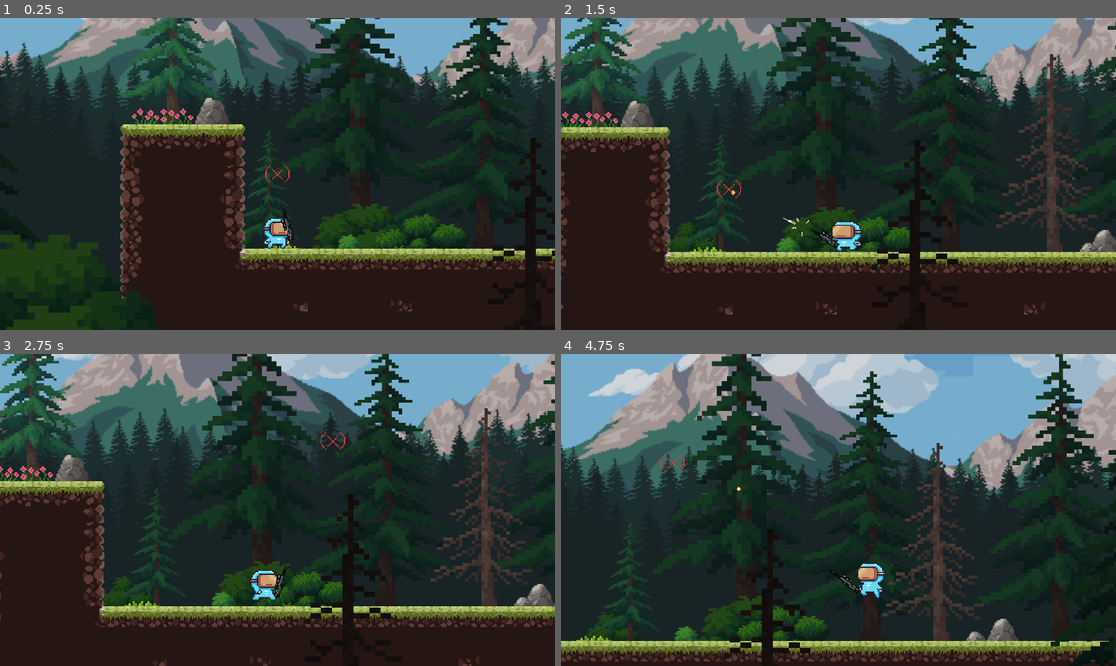
Above: before the commit, frames 1-4 (two rows, left to right).
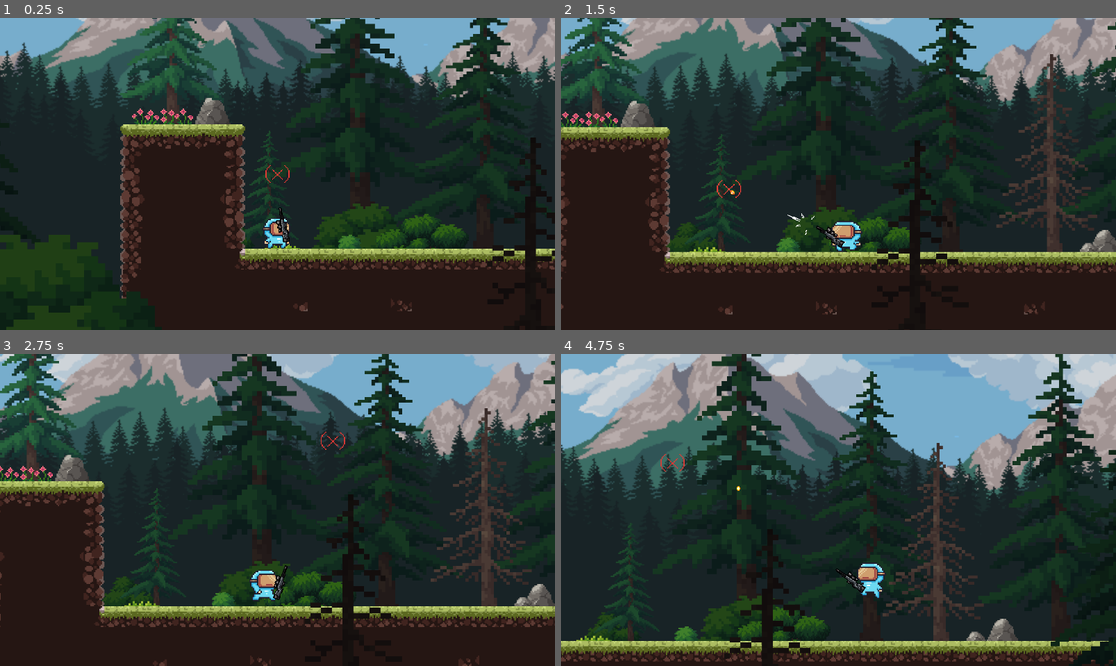
Above: after the commit, the same moments.

Repository: bhalder46/team4-repo
Game: Godot game, scene res://Scenes/ForestProto.tscn
Same seed, same stepped clock (60 frames per second), same inputs: the game is played once before the commit and once after it.
Inputs (mouse positions are in pixels of both pictures, inside the frame that each line leads up to):
- Up to frame 1 (0.25 s): no input
- Up to frame 2 (1.5 s): move the mouse to (960, 158) at 0.52 s; hold D (move_right) from 0.53 s (still down); tap Space (jump) at 0.6, 0.77, 1.07 s; move the mouse to (727, 189) at 1.27 s; click (727, 189) at 1.35 s
- Up to frame 3 (2.75 s): tap Space (jump) at 1.52, 1.55, 1.82, 2.1 s; move the mouse to (333, 441) at 2.02 s; release D (move_right) at 2.03 s; hold A (move_left) from 2.03 s (still down)
- Up to frame 4 (4.75 s): move the mouse to (810, 572) at 2.77 s; release A (move_left) at 2.78 s; hold D (move_right) 2.78-4.28 s; click (810, 572) at 2.85 s; tap Space (jump) at 3.02, 3.05, 3.32, 3.6, 3.77, 4.07, 4.52, 4.55 s; move the mouse to (1005, 556) at 3.52 s; move the mouse to (672, 463) at 4.27 s; hold A (move_left) from 4.28 s (still down); click (672, 463) at 4.35 s

The runs differ from the first frame. In frame 1, 0.2% of the frame differs, in the area x 13-63%, y 0-72%; in frame 2, 0.4%; in frame 3, 1.3%; in frame 4, 6.3%, in the area x 0-100%, y 0-77%.

Commit message:
The Ambient Update
- Added Music/Ambience to Forest Proto
- Added Music to Network Proto
- Added small light to bullet
- Added moving clouds to Forest Proto
- Bullet now collides with tilemap
- Gun Flip Fixed

Diff:
--- a/putr-worm-game/Scenes/ForestProto.tscn
+++ b/putr-worm-game/Scenes/ForestProto.tscn
@@ -1,9 +1,10 @@
-[gd_scene load_steps=41 format=4 uid="uid://bkufbmm031vva"]
+[gd_scene load_steps=43 format=4 uid="uid://bkufbmm031vva"]
 
 [ext_resource type="Texture2D" uid="uid://cwvdkbqpm36pt" path="res://Art/forest_envi_package/Sprites/Background/sky.png" id="1_brmsw"]
 [ext_resource type="Script" path="res://Scripts/GameForest.gd" id="1_hfml5"]
 [ext_resource type="Texture2D" uid="uid://b1julc3aa105g" path="res://Art/forest_envi_package/Sprites/Background/cloud.png" id="2_mrfe3"]
 [ext_resource type="Texture2D" uid="uid://dm332ry216lfi" path="res://Art/forest_envi_package/Sprites/Background/mountain.png" id="3_h0d3q"]
+[ext_resource type="Script" path="res://Scripts/Clouds.gd" id="3_v17gk"]
 [ext_resource type="Texture2D" uid="uid://fn8gog2l8ph1" path="res://Art/forest_envi_package/Sprites/Background/pine1.png" id="4_f6224"]
 [ext_resource type="Texture2D" uid="uid://v17y2ql72hfy" path="res://Art/forest_envi_package/Sprites/Background/pine2.png" id="5_ixl0c"]
 [ext_resource type="Shader" path="res://Scripts/game.gdshader" id="6_3c03n"]
@@ -34,6 +35,7 @@
 [ext_resource type="Texture2D" uid="uid://bsb6hpwkpbaam" path="res://Art/ibm5150.png" id="31_w5cu5"]
 [ext_resource type="Script" path="res://Scenes/NextLevel.gd" id="32_8sp3o"]
 [ext_resource type="AudioStream" uid="uid://chn16wc02sfrg" path="res://Art/Fez - Original Game Soundtrack - Beacon [HD].mp3" id="34_8ql0b"]
+[ext_resource type="AudioStream" uid="uid://dwl34gmmbfi21" path="res://Art/5 Min Forest ambience Meditation with relaxing Forest Sounds.mp3" id="35_b1jpr"]
 
 [sub_resource type="ShaderMaterial" id="ShaderMaterial_0cve3"]
 shader = ExtResource("6_3c03n")
@@ -1011,6 +1013,8 @@
 position = Vector2(-27, -194)
 motion_scale = Vector2(0, 1)
 motion_mirroring = Vector2(1376, 0)
+script = ExtResource("3_v17gk")
+cloud_texture_width = 660
 
 [node name="Sprite2D" type="Sprite2D" parent="ParallaxBackground/4"]
 position = Vector2(0, -36.255)
@@ -1238,7 +1242,7 @@
 [node name="Tilemap (Player Layer)" type="Node2D" parent="."]
 z_index = 6
 
-[node name="TileMapLayer" type="TileMapLayer" parent="Tilemap (Player Layer)"]
+[node name="TileMapLayer" type="TileMapLayer" parent="Tilemap (Player Layer)" groups=["tilemap"]]
 z_index = 6
 tile_map_data = PackedByteArray("AADv//r/AQAaAAwAAADv//v/AQAaAA0AAADv//z/AQAaAA4AAADv//3/AQAaAA8AAADv//7/AQAaABAAAADv// …(10704 unchanged characters)…
 tile_set = SubResource("TileSet_yvhtc")
@@ -1287,8 +1291,13 @@
 position = Vector2(305, -29)
 shape = SubResource("RectangleShape2D_ns730")
 
+[node name="ForestAmbience" type="AudioStreamPlayer2D" parent="."]
+stream = ExtResource("35_b1jpr")
+volume_db = 0.4
+
 [node name="ForestMusic" type="AudioStreamPlayer2D" parent="."]
 stream = ExtResource("34_8ql0b")
 volume_db = 0.6
+parameters/looping = false
 
 [connection signal="body_entered" from="Computer (Network Access)/Area2D" to="Computer (Network Access)" method="_on_area_2d_body_entered"]
--- a/putr-worm-game/Scenes/NetworkProto.tscn
+++ b/putr-worm-game/Scenes/NetworkProto.tscn
@@ -1301,7 +1301,7 @@
 [node name="Tilemap (Player Layer)" type="Node2D" parent="."]
 z_index = 6
 
-[node name="TileMapLayer" type="TileMapLayer" parent="Tilemap (Player Layer)"]
+[node name="TileMapLayer" type="TileMapLayer" parent="Tilemap (Player Layer)" groups=["tilemap"]]
 z_index = 6
 tile_map_data = PackedByteArray("AAD7/wAAAgAAAAMAAAD8/wAAAgABAAMAAAD9/wAAAgABAAMAAAD+/wAAAgABAAMAAAD//wAAAgABAAMAAAAAAA …(11264 unchanged characters)…
 tile_set = SubResource("TileSet_yvhtc")
--- a/putr-worm-game/Scenes/bullet.tscn
+++ b/putr-worm-game/Scenes/bullet.tscn
@@ -1,7 +1,8 @@
-[gd_scene load_steps=4 format=3 uid="uid://pk23w756ofr7"]
+[gd_scene load_steps=5 format=3 uid="uid://pk23w756ofr7"]
 
 [ext_resource type="Script" path="res://Scripts/bullet.gd" id="1_eqhqg"]
 [ext_resource type="Texture2D" uid="uid://4b18eawohn3" path="res://Art/WeaponsPack/Sprites/Bullets.png" id="2_op6yk"]
+[ext_resource type="Texture2D" uid="uid://dbnvfl2rxadb7" path="res://Art/Random Assets/2d_lights_and_shadows_neutral_point_light.webp" id="3_kupj7"]
 
 [sub_resource type="RectangleShape2D" id="RectangleShape2D_bgm23"]
 size = Vector2(9.09085, 8.33332)
@@ -19,3 +20,10 @@
 texture = ExtResource("2_op6yk")
 region_enabled = true
 region_rect = Rect2(107.599, 10.4681, 10.0109, 11.9696)
+
+[node name="PointLight2D" type="PointLight2D" parent="."]
+color = Color(0.935495, 0.620002, 0.353553, 1)
+energy = 0.3
+texture = ExtResource("3_kupj7")
+
+[connection signal="body_entered" from="." to="." method="_on_body_entered"]
--- a/putr-worm-game/Scenes/player.tscn
+++ b/putr-worm-game/Scenes/player.tscn
@@ -6,7 +6,7 @@
 [ext_resource type="PackedScene" uid="uid://pk23w756ofr7" path="res://Scenes/bullet.tscn" id="2_uoog2"]
 [ext_resource type="Texture2D" uid="uid://cow0t1cfel8q6" path="res://Art/Pixel Adventure 1/Free/Main Characters/Virtual Guy/Jump (32x32).png" id="4_8ig2p"]
 [ext_resource type="Texture2D" uid="uid://d27pq4b834duo" path="res://Art/Pixel Adventure 1/Free/Main Characters/Virtual Guy/Run (32x32).png" id="5_ve5pe"]
-[ext_resource type="Texture2D" uid="uid://br42kw2hk45ko" path="res://Art/WeaponsPack/Animations/OtherGunsAnimations/FullyOtherGunsAnimation.png" id="7_43jlp"]
+[ext_resource type="Texture2D" uid="uid://cwxaiwev0u26v" path="res://Art/FullyOtherGunsAnimation.png" id="8_8tco8"]
 [ext_resource type="Texture2D" uid="uid://8bclvth4kr5l" path="res://Art/WeaponsPack/Animations/OtherGunsAnimations/ReloadingOtherGuns.png" id="8_ctrkc"]
 
 [sub_resource type="AtlasTexture" id="AtlasTexture_wosfo"]
@@ -210,14 +210,14 @@
 [sub_resource type="RectangleShape2D" id="RectangleShape2D_72lyu"]
 size = Vector2(22, 26)
 
-[sub_resource type="AtlasTexture" id="AtlasTexture_pdl0n"]
+[sub_resource type="AtlasTexture" id="AtlasTexture_rd3ei"]
+atlas = ExtResource("8_8tco8")
+region = Rect2(240, 0, 80, 40)
+
+[sub_resource type="AtlasTexture" id="AtlasTexture_jcb7v"]
 atlas = ExtResource("8_ctrkc")
 region = Rect2(0, 0, 64, 32)
 
-[sub_resource type="AtlasTexture" id="AtlasTexture_jcb7v"]
-atlas = ExtResource("8_ctrkc")
-region = Rect2(0, 0, 64, 32)
-
 [sub_resource type="AtlasTexture" id="AtlasTexture_qnag6"]
 atlas = ExtResource("8_ctrkc")
 region = Rect2(64, 0, 64, 32)
@@ -246,27 +246,27 @@
 atlas = ExtResource("8_ctrkc")
 region = Rect2(448, 0, 64, 32)
 
-[sub_resource type="AtlasTexture" id="AtlasTexture_nr2hs"]
-atlas = ExtResource("7_43jlp")
-region = Rect2(0, 0, 80, 32)
-
-[sub_resource type="AtlasTexture" id="AtlasTexture_omqvu"]
-atlas = ExtResource("7_43jlp")
-region = Rect2(80, 0, 80, 32)
-
-[sub_resource type="AtlasTexture" id="AtlasTexture_spuyt"]
-atlas = ExtResource("7_43jlp")
-region = Rect2(160, 0, 80, 32)
-
-[sub_resource type="AtlasTexture" id="AtlasTexture_j6m7p"]
-atlas = ExtResource("7_43jlp")
-region = Rect2(240, 0, 80, 32)
+[sub_resource type="AtlasTexture" id="AtlasTexture_ob8xt"]
+atlas = ExtResource("8_8tco8")
+region = Rect2(0, 0, 80, 40)
+
+[sub_resource type="AtlasTexture" id="AtlasTexture_33m2i"]
+atlas = ExtResource("8_8tco8")
+region = Rect2(80, 0, 80, 40)
+
+[sub_resource type="AtlasTexture" id="AtlasTexture_6d61y"]
+atlas = ExtResource("8_8tco8")
+region = Rect2(160, 0, 80, 40)
+
+[sub_resource type="AtlasTexture" id="AtlasTexture_mqiys"]
+atlas = ExtResource("8_8tco8")
+region = Rect2(240, 0, 80, 40)
 
 [sub_resource type="SpriteFrames" id="SpriteFrames_3s17c"]
 animations = [{
 "frames": [{
 "duration": 1.0,
-"texture": SubResource("AtlasTexture_pdl0n")
+"texture": SubResource("AtlasTexture_rd3ei")
 }],
 "loop": false,
 "name": &"idle",
@@ -303,16 +303,16 @@
 }, {
 "frames": [{
 "duration": 1.0,
-"texture": SubResource("AtlasTexture_nr2hs")
-}, {
-"duration": 1.0,
-"texture": SubResource("AtlasTexture_omqvu")
-}, {
-"duration": 1.0,
-"texture": SubResource("AtlasTexture_spuyt")
-}, {
-"duration": 1.0,
-"texture": SubResource("AtlasTexture_j6m7p")
+"texture": SubResource("AtlasTexture_ob8xt")
+}, {
+"duration": 1.0,
+"texture": SubResource("AtlasTexture_33m2i")
+}, {
+"duration": 1.0,
+"texture": SubResource("AtlasTexture_6d61y")
+}, {
+"duration": 1.0,
+"texture": SubResource("AtlasTexture_mqiys")
 }],
 "loop": false,
 "name": &"shoot",
@@ -326,7 +326,7 @@
 [node name="AnimatedSprite2D" type="AnimatedSprite2D" parent="."]
 position = Vector2(-1, -16)
 sprite_frames = SubResource("SpriteFrames_oiubb")
-animation = &"jump"
+animation = &"idle"
 autoplay = "idle"
 
 [node name="CollisionShape2D" type="CollisionShape2D" parent="."]
@@ -334,21 +334,12 @@
 shape = SubResource("RectangleShape2D_72lyu")
 
 [node name="Gun" type="AnimatedSprite2D" parent="."]
-position = Vector2(10, -10.412)
-scale = Vector2(0.658741, 0.48403)
+position = Vector2(6.24103, -9.27239)
+scale = Vector2(0.672383, 0.588203)
 sprite_frames = SubResource("SpriteFrames_3s17c")
 animation = &"idle"
 centered = false
-offset = Vector2(-8.47933, -20.1265)
+offset = Vector2(-12.0424, -20.1594)
 
 [node name="Muzzle" type="Marker2D" parent="Gun"]
-position = Vector2(30.662, -2.41943)
-
-[node name="ColorRect" type="ColorRect" parent="Gun"]
-offset_left = -2.96303
-offset_top = -0.277443
-offset_right = 37.037
-offset_bottom = 39.7226
-scale = Vector2(0.0388445, 0.0388445)
-pivot_offset = Vector2(2.42221, -1.23383)
-color = Color(0.95865, 0.257398, 1, 1)
+position = Vector2(31.6381, -2.14766)
--- /dev/null
+++ b/putr-worm-game/Scripts/Clouds.gd
@@ -0,0 +1,24 @@
+extends Node2D
+
+@export var cloud_speed: float = 10.0
+@export var cloud_texture_width: int = 688  # Width of your cloud texture in pixels
+
+var cloud_sprites: Array[Sprite2D] = []
+
+func _ready():
+	# Get all child nodes and filter for Sprite2D nodes only
+	for child in get_children():
+		if child is Sprite2D:
+			cloud_sprites.append(child)
+
+	if cloud_sprites.size() < 2:
+		push_error("You need at least two sprites to create a seamless loop!")
+
+func _process(delta: float):
+	# Move clouds to the left
+	for sprite in cloud_sprites:
+		sprite.position.x -= cloud_speed * delta
+
+		# If the sprite moves completely off screen, move it to the right
+		if sprite.position.x < -cloud_texture_width:
+			sprite.position.x += cloud_texture_width * 2
--- a/putr-worm-game/Scripts/GameForest.gd
+++ b/putr-worm-game/Scripts/GameForest.gd
@@ -1,13 +1,16 @@
 extends Node2D
 
 @onready var music_player = $ForestMusic  # Reference to the AudioStreamPlayer node
-
+@onready var music_player2 = $ForestAmbience
 # Called when the node enters the scene tree for the first time.
 func _ready() -> void:
 	# Play the music when the scene starts
 	if music_player:
 		music_player.play()
 
+	if music_player2:
+		music_player2.play()
+
 # Called every frame. 'delta' is the elapsed time since the previous frame.
 func _process(delta: float) -> void:
 	pass  # Replace with function body.
--- a/putr-worm-game/Scripts/bullet.gd
+++ b/putr-worm-game/Scripts/bullet.gd
@@ -5,9 +5,14 @@
 
 func _ready():
 	set_process(true)  # Enable the process function
+	connect("body_entered", Callable(self, "_on_Area2D_body_entered"))  # Use a Callable for the connection
 
 func set_direction(target_position: Vector2):
 	direction = (target_position).normalized()  # Use the direction set from the player
 
 func _process(delta):
 	global_position += direction * speed * delta  # Move in the direction set
+
+func _on_Area2D_body_entered(body):
+	if body.is_in_group("tilemap"):  # Check if the colliding body is in the group 'tilemap'
+		queue_free()  # Free this node when collision occurs with a 'tilemap'
--- a/putr-worm-game/project.godot
+++ b/putr-worm-game/project.godot
@@ -19,6 +19,10 @@
 
 window/size/viewport_width=1920
 window/size/viewport_height=1080
+
+[global_group]
+
+tilemap=""
 
 [input]
 
Not shown, added: putr-worm-game/Art/5 Min Forest ambience Meditation with relaxing Forest Sounds.mp3.import
Binary file added: putr-worm-game/Art/FullyOtherGunsAnimation.png
Not shown, added: putr-worm-game/Art/FullyOtherGunsAnimation.png.import
Binary file removed: putr-worm-game/Art/OldComps/OldComps/ibm5150.gif
Not shown, added: putr-worm-game/Art/5 Min Forest ambience Meditation with relaxing Forest Sounds.mp3
Not shown, added: putr-worm-game/Scenes/ForE1CC.tmp
